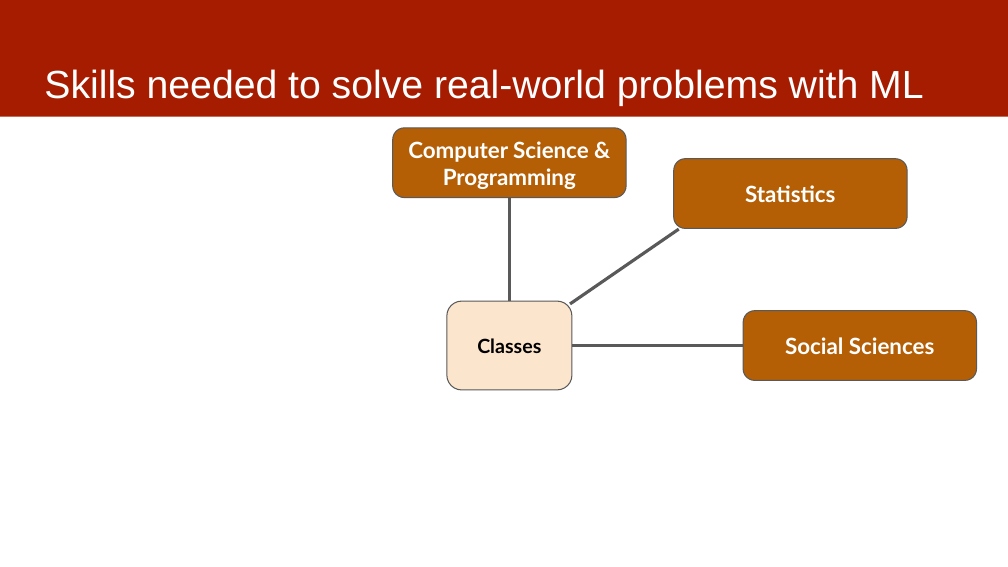
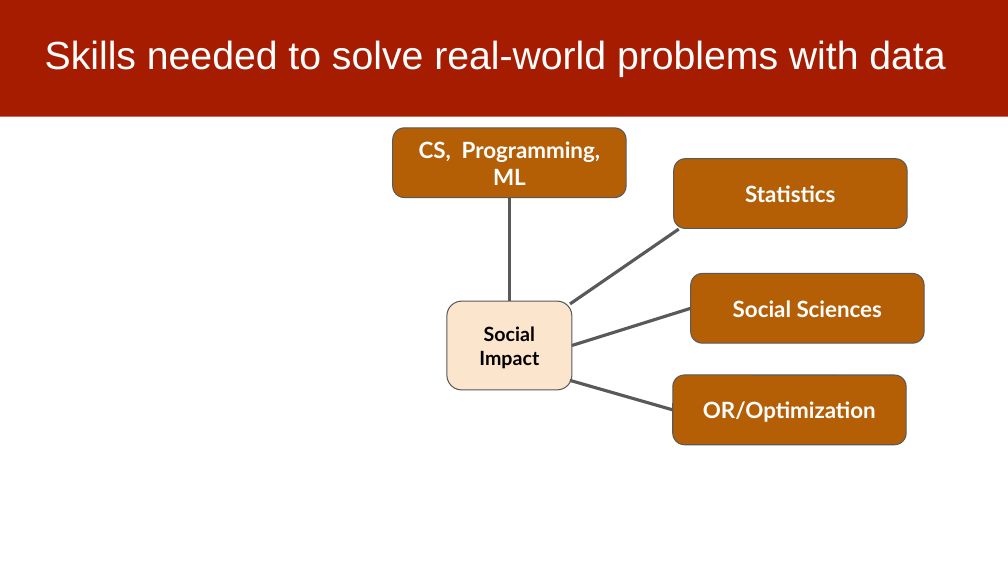
Before and after one commit to dssg/mlforpublicpolicylab, a slide deck: slide 5 of Lectures/01-ClassOverview.pptx. Drawn at 1008x567 pixels with LibreOffice and Linux fonts; fonts in the diff are those of the drawing. Boxes give left, top, right and bottom in pixels: in the first picture for what was removed or moved away, otherwise in the second. Text is boxed around its words. In the diff, an @@ line names an element or a change of style, - is before the commit and + after.

```diff
--- a/Lectures/01-ClassOverview.pptx
+++ b/Lectures/01-ClassOverview.pptx
@@ title at (45, 40, 945, 77): text changed @@
-Skills needed to solve real-world problems with ML
+Skills needed to solve real-world problems with data
@@ text in rounded rectangle at (419, 141, 600, 185): text changed @@
-Computer Science &
-Programming
+CS, Programming, ML
@@ rounded rectangle "Social Sciences": place and size @@
-rounded rectangle "Social Sciences" at (743, 310, 977, 380)
+rounded rectangle "Social Sciences" at (690, 273, 924, 343)
@@ text in rounded rectangle at (479, 326, 539, 369): text changed @@
-Classes
+Social Impact
@@ line moved from (743, 346) - (572, 346) to (690, 308) - (572, 346) @@
@@ line added from (672, 410) to (570, 380), #595959 2.25 pt @@
@@ rounded rectangle added at (672, 375, 906, 445), fill #B45F06, outline #595959 0.75 pt, 16 pt, text #FFFFFF, bold @@
+OR/Optimization
```
Also in this commit, not shown: 4 other slides changed.
